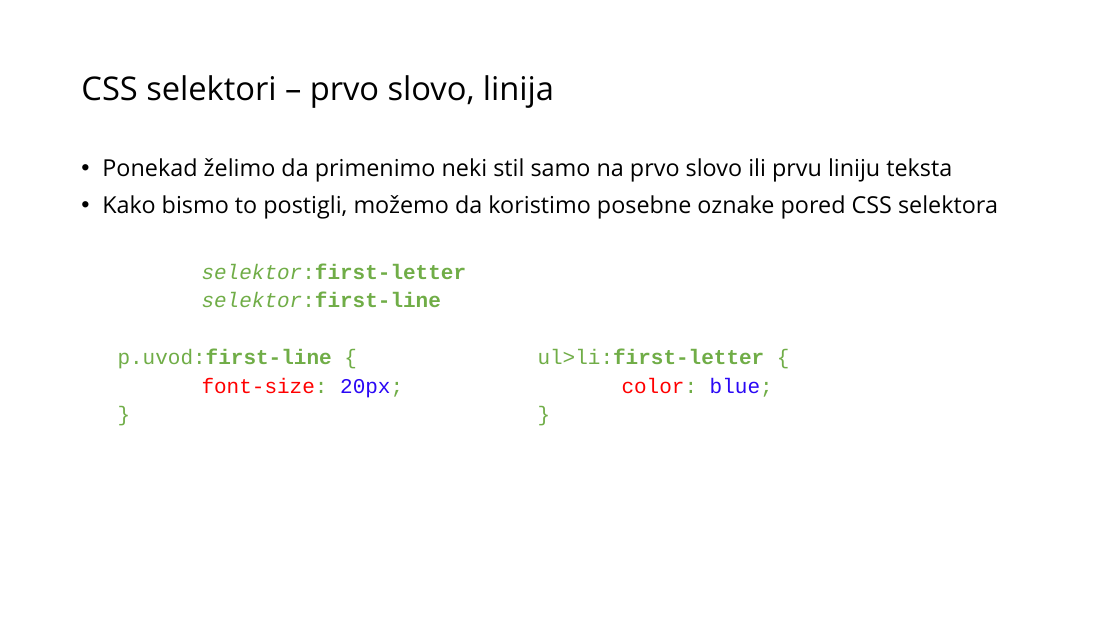
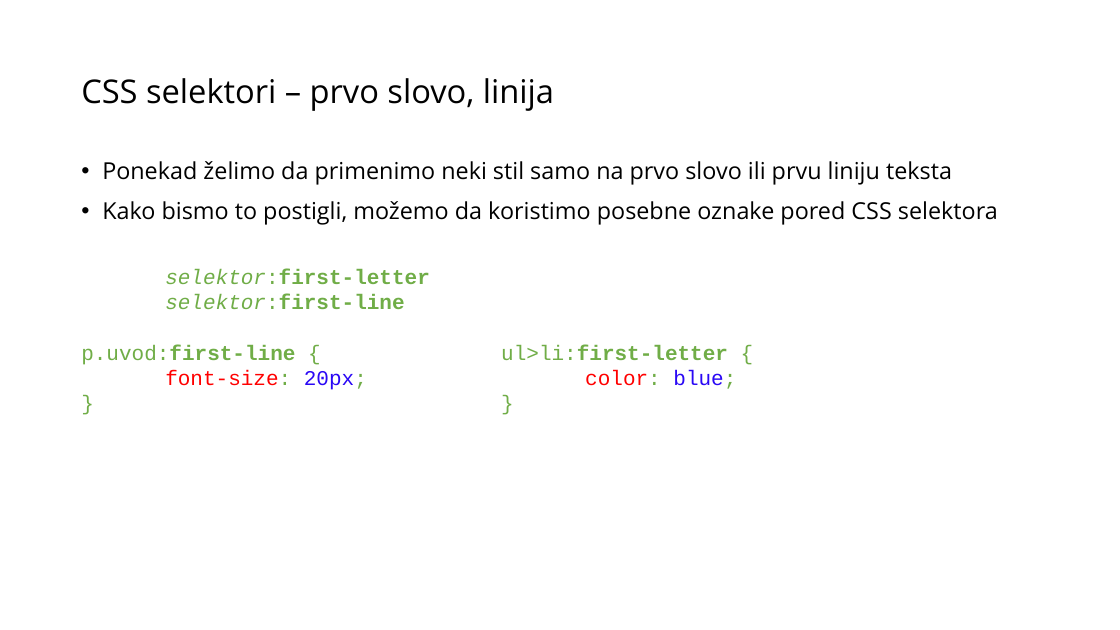
Before and after one commit to MissUchiha/frontend-programming-course, a slide deck: slide 27 of CSS/Prezentacija CSS.pptx. Drawn at 1120x630 pixels with LibreOffice and Linux fonts; fonts in the diff are those of the drawing. Boxes give left, top, right and bottom in pixels: in the first picture for what was removed or moved away, otherwise in the second. Text is boxed around its words. In the diff, an @@ line names an element or a change of style, - is before the commit and + after.

```diff
--- a/CSS/Prezentacija CSS.pptx
+++ b/CSS/Prezentacija CSS.pptx
@@ text "CSS selektori – prvo slovo, ..." at (81, 78, 554, 111): line spacing 0.9 to 1 @@
@@ text "Ponekad želimo da primenimo neki ..." at (81, 161, 998, 389): line spacing 0.9 to 1; list level 2 to 1 in "selektor:first-letter"; list level 2 to 1 in "selektor:first-line"; list level 2 to 1 in "p.uvod:first-line { ul>li:first-letter {"; list level 2 to 1 in "font-size: 20px; color: blue;"; list level 2 to 1 in "} }" @@
```
Also in this commit, not shown: 60 other slides changed, 3 other files.
